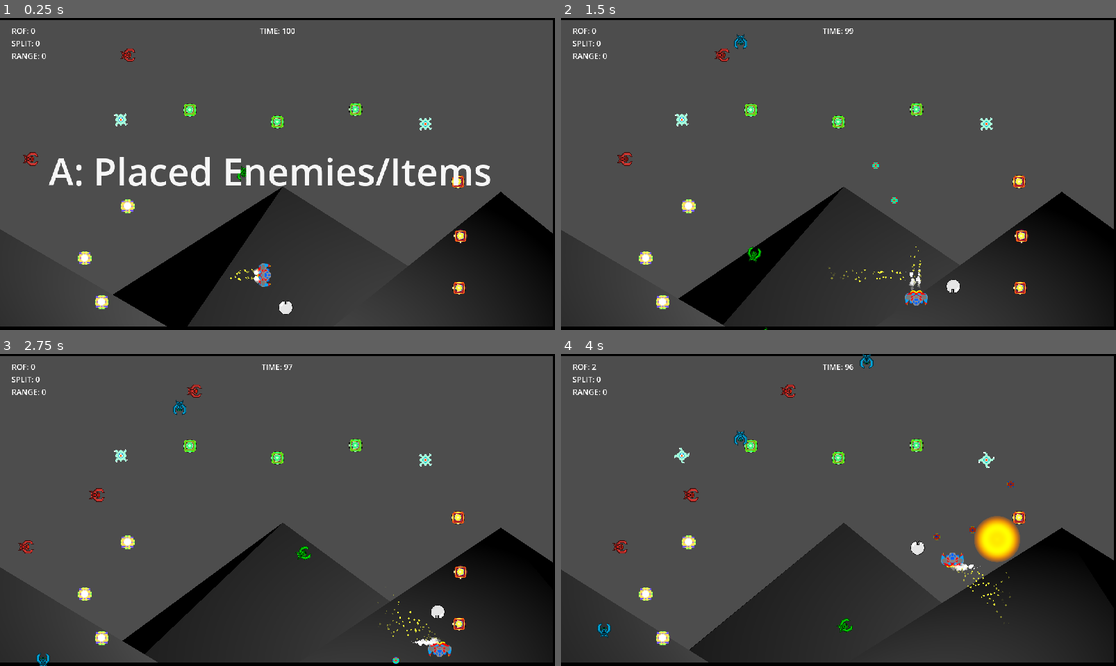
Above: before the commit, frames 1-4 (two rows, left to right).
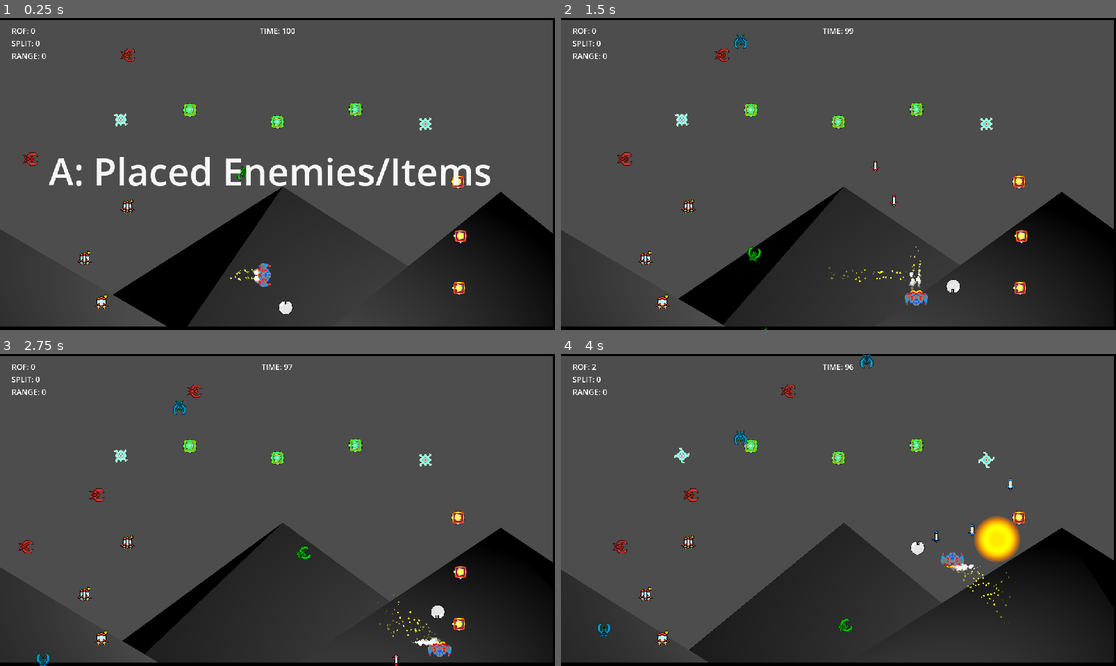
Above: after the commit, the same moments.

Repository: gamkedo-la/AttackStackCharlie
Game: Godot game, scene res://Levels/TestLevelA.tscn
Same seed, same stepped clock (60 frames per second), same inputs: the game is played once before the commit and once after it. This scene is started directly instead of the project's main scene. Sound files missing from this copy of the repository are replaced by a short silence.
Inputs:
- Up to frame 1 (0.25 s): no input
- Up to frame 2 (1.5 s): hold D (move right) 0.53-1.28 s; hold Space (shoot) 0.53-1.28 s; hold S (move down) from 1.28 s (still down); tap Space (shoot) at 1.35 s
- Up to frame 3 (2.75 s): release S (move down) at 2.03 s; hold D (move right) from 2.03 s (still down); hold Space (shoot) from 2.03 s (still down)
- Up to frame 4 (4 s): release D (move right) at 2.78 s; release Space (shoot) at 2.78 s; hold W (move up) 2.78-3.53 s; tap Space (shoot) at 2.85 s; hold A (move left) from 3.53 s (still down); hold Space (shoot) from 3.53 s (still down)

The runs differ from the first frame. In frame 1, 0.3% of the frame differs, in the area x 14-25%, y 58-94%; in frame 2, 0.4%; in frame 3, 0.3%; in frame 4, 0.4%, in the area x 14-82%, y 39-94%.

Commit message:
Adding in the rockets, shots now align to direction, 2 color variations added

Diff:
--- a/PlayerShots/PlayerShotBasic.tscn
+++ b/PlayerShots/PlayerShotBasic.tscn
@@ -1,31 +1,28 @@
 [gd_scene load_steps=6 format=3 uid="uid://bxee72qk34v6i"]
 
 [ext_resource type="Script" path="res://PlayerShots/ShotBasic.gd" id="1_htbel"]
-[ext_resource type="Texture2D" uid="uid://u2v5jlx3va4c" path="res://PlayerShots/shot-lev-2.png" id="2_3rh0v"]
-[ext_resource type="Texture2D" uid="uid://613kn3ct2f0h" path="res://PlayerShots/ShotBasic.png" id="3_e74oa"]
-[ext_resource type="Texture2D" uid="uid://bo62y2qll06a1" path="res://PlayerShots/shot-lev-3.png" id="4_q1mb3"]
+[ext_resource type="Texture2D" uid="uid://b048kqs0coxw7" path="res://PlayerShots/rocket2.png" id="3_pkikn"]
+[ext_resource type="Texture2D" uid="uid://bxxxa0acw41sr" path="res://PlayerShots/rocket3.png" id="4_ayhgn"]
+[ext_resource type="Texture2D" uid="uid://du4r1hyq5nshv" path="res://PlayerShots/rocket.png" id="5_ve4bi"]
 
 [sub_resource type="RectangleShape2D" id="RectangleShape2D_bh3kg"]
 
 [node name="Area2D" type="Area2D" groups=["bullet"]]
 script = ExtResource("1_htbel")
-sprite1_path = NodePath("ShotBasic")
-sprite2_path = NodePath("Shot-lev-2")
-sprite3_path = NodePath("Shot-lev-3")
+sprite1_path = NodePath("Rocket")
+sprite2_path = NodePath("Rocket2")
+sprite3_path = NodePath("Rocket3")
 
 [node name="CollisionShape2D" type="CollisionShape2D" parent="."]
 shape = SubResource("RectangleShape2D_bh3kg")
 
-[node name="Shot-lev-2" type="Sprite2D" parent="."]
-position = Vector2(2.08165e-12, 2.08165e-12)
-texture = ExtResource("2_3rh0v")
+[node name="Rocket" type="Sprite2D" parent="."]
+texture = ExtResource("5_ve4bi")
 
-[node name="ShotBasic" type="Sprite2D" parent="."]
-position = Vector2(2.08165e-12, 2.08165e-12)
-texture = ExtResource("3_e74oa")
+[node name="Rocket2" type="Sprite2D" parent="."]
+texture = ExtResource("3_pkikn")
 
-[node name="Shot-lev-3" type="Sprite2D" parent="."]
-position = Vector2(2.08165e-12, 2.08165e-12)
-texture = ExtResource("4_q1mb3")
+[node name="Rocket3" type="Sprite2D" parent="."]
+texture = ExtResource("4_ayhgn")
 
 [connection signal="area_entered" from="." to="." method="_on_area_entered"]
--- a/PlayerShots/ShotBasic.gd
+++ b/PlayerShots/ShotBasic.gd
@@ -22,6 +22,7 @@
 
 func _physics_process(delta):
 	position += moveDir * delta * SHOT_SPEED
+	rotation = atan2(moveDir.y,moveDir.x)
 	timeAlive -= delta
 	if timeAlive < 0:
 		queue_free()
--- a/Powerups/UpgradeShot_Split.tscn
+++ b/Powerups/UpgradeShot_Split.tscn
@@ -1,7 +1,7 @@
 [gd_scene load_steps=4 format=3 uid="uid://chy58la7p4ca2"]
 
 [ext_resource type="Script" path="res://Powerups/PowerupShotPlus.gd" id="1_4eu32"]
-[ext_resource type="Texture2D" uid="uid://bahrxt17yx48y" path="res://Powerups/shotupgrade.png" id="2_4wimi"]
+[ext_resource type="Texture2D" uid="uid://brcbrbyc34egt" path="res://Powerups/rocket_powerup.png" id="2_tgnp8"]
 
 [sub_resource type="RectangleShape2D" id="RectangleShape2D_bh3kg"]
 size = Vector2(28, 27)
@@ -13,8 +13,7 @@
 position = Vector2(0, 0.5)
 shape = SubResource("RectangleShape2D_bh3kg")
 
-[node name="Shotupgrade" type="Sprite2D" parent="."]
-position = Vector2(2.08165e-12, 2.08165e-12)
-texture = ExtResource("2_4wimi")
+[node name="RocketPowerup" type="Sprite2D" parent="."]
+texture = ExtResource("2_tgnp8")
 
 [connection signal="body_entered" from="." to="." method="_on_body_entered"]
Binary file changed: PlayerShots/rocket.png
Binary file added: PlayerShots/rocket2.png
Not shown, added: PlayerShots/rocket2.png.import
Binary file added: PlayerShots/rocket3.png
Not shown, added: PlayerShots/rocket3.png.import
